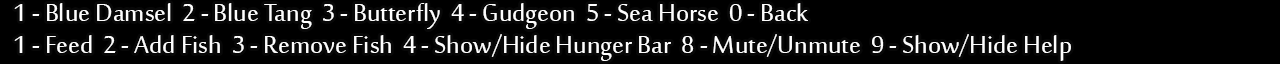
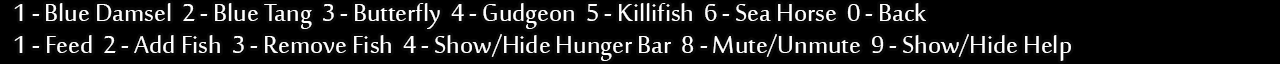
Layers edited between the first and the second 1280x64 image:
painted on "1 - Blue Damsel 2 - Blue Tang 3 - Butterfly 4 - Gudgeon 5 -" over [46, 3, 926, 21]
